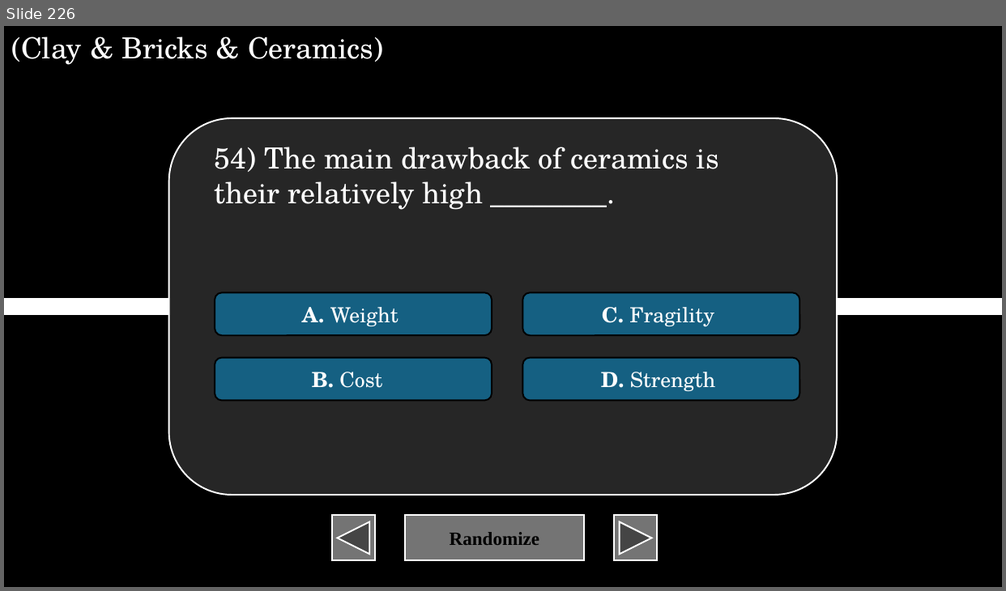
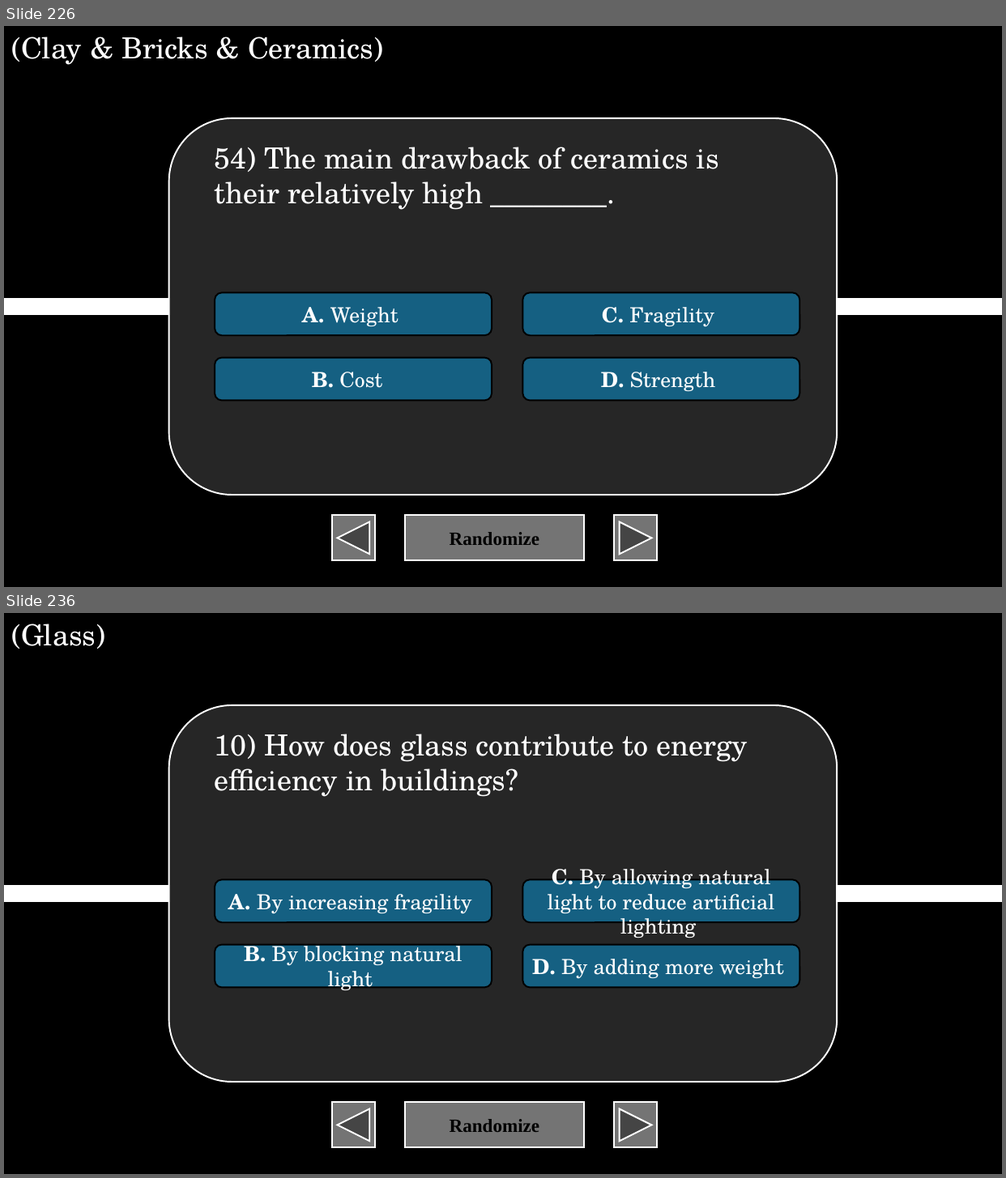
Before and after one commit to XIvanSolomonX/Archi-Reviewer, a slide deck: BU.pptm. Shown one above the other, each under a label of ours: slide 226 before the commit, slides 226 and 236 after it; the slides between them are not shown. The pictures are 1006x591 and 1006x1178 pixels, drawn with LibreOffice and Linux fonts; fonts in the diff are those of the drawing. Boxes give left, top, right and bottom in pixels: in the first picture for what was removed or moved away, otherwise in the second. Text is boxed around its words. In the diff, an @@ line names an element or a change of style, - is before the commit and + after.

```diff
--- a/BU.pptm
+++ b/BU.pptm
@@ slide 236 added at [4, 613, 1002, 1174], background #000000 @@
@@ text added at [11, 624, 105, 649], 28 pt, text #FFFFFF @@
+(Glass)
@@ rounded rectangle added at [168, 705, 837, 1082], fill #262626, outline #FFFFFF 1.5 pt @@
@@ text added at [214, 734, 747, 797], 28 pt, text #FFFFFF @@
+10) How does glass contribute to energy efficiency in buildings?
@@ rounded rectangle added at [215, 879, 492, 922], fill #156082, outline #000000 1.5 pt, 20 pt, text #FFFFFF @@
+A. By increasing fragility
@@ rounded rectangle added at [522, 879, 799, 922], fill #156082, outline #000000 1.5 pt, 20 pt, text #FFFFFF @@
+C. By allowing natural light to reduce artificial lighting
@@ line added from (4, 894) to (1002, 894), #FFFFFF 16 pt @@
@@ rounded rectangle added at [215, 944, 492, 987], fill #156082, outline #000000 1.5 pt, 20 pt, text #FFFFFF @@
+B. By blocking natural light
@@ rounded rectangle added at [522, 944, 799, 987], fill #156082, outline #000000 1.5 pt, 20 pt, text #FFFFFF @@
+D. By adding more weight
@@ action button back previous added at [332, 1102, 374, 1148], fill #747474, outline #FFFFFF 1.5 pt @@
@@ action button blank added at [405, 1102, 584, 1148], fill #747474, outline #FFFFFF 1.5 pt, 18 pt, text #000000, bold @@
+Randomize
@@ action button forward next added at [614, 1102, 657, 1148], fill #747474, outline #FFFFFF 1.5 pt @@
```
Also in this commit, not shown: 2 slides changed, 71 other slides added.
